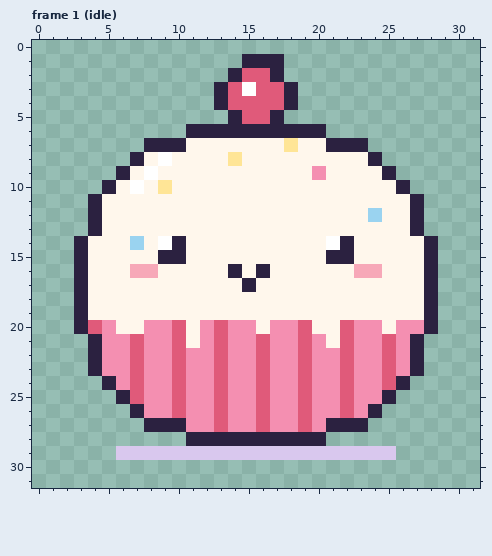
Two states of a pixel-art file, art/characters/bakery/cuppie.aseprite. The picture above is the old version.
32x32 pixels, 28 frames. Shown: frame 1 (idle). The commit also changed other frames, which this record leaves out.
The result:
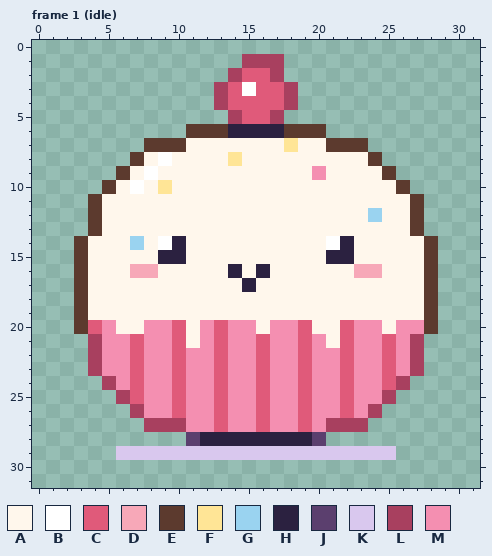
Palette (. is transparent): A #fff7ec  B #ffffff  C #e05a7a  D #f7a8b8  E #5c3a2e  F #ffe596  G #9ad3f0  H #2b2140  J #5b3f6e  K #d9c8ee  L #a8405f  M #f48fb1
Changes in this commit:
Frame 1 (idle), layer "pet":
Colour E replaces colour H in row 6 at x 11 to 13 and 18 to 20; in row 7 at x 8 to 10 and 21 to 23; in row 8 at x 7 and 24; in row 9 at x 6 and 25; in row 10 at x 5 and 26; in rows 11 to 13 at x 4 and 27.
Colour E replaces colour H in rows 14 to 20 at x 3 and 28.
Colour J replaces colour H in row 28 at x 11 and 20.
Colour L replaces colour H in row 1 at x 15 to 17; in row 2 at x 14 and 17; in rows 3 to 4 at x 13 and 18; in row 5 at x 14 and 17; in rows 21 to 23 at x 4 and 27; in row 24 at x 5 and 26.
Colour L replaces colour H in row 25 at x 6 and 25; in row 26 at x 7 and 24; in row 27 at x 8 to 10 and 21 to 23.
Boxes around the changes in both pictures, in picture pixels (x1, y1, x2, y2):
changed: (74, 54, 438, 446)
